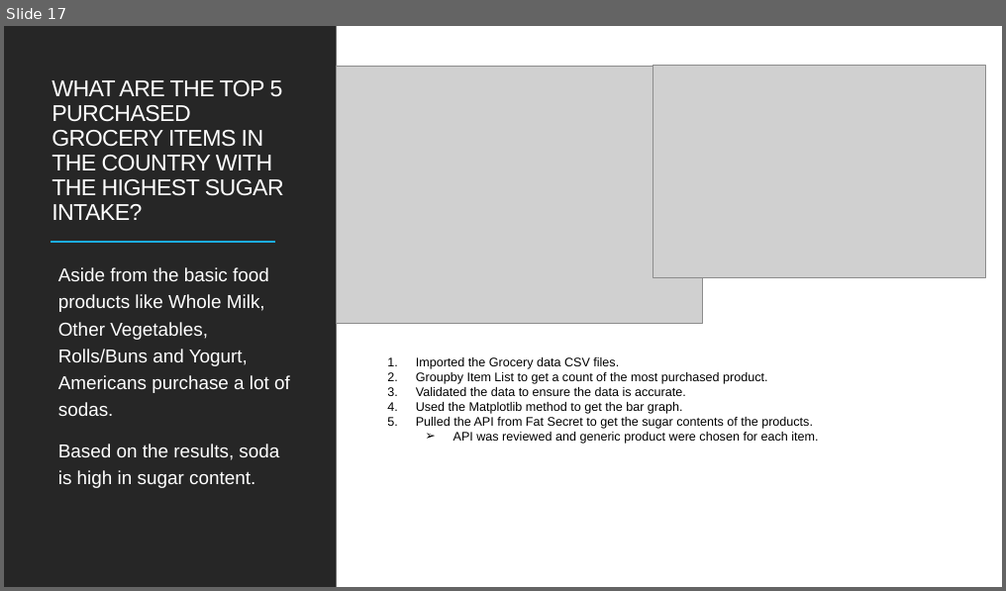
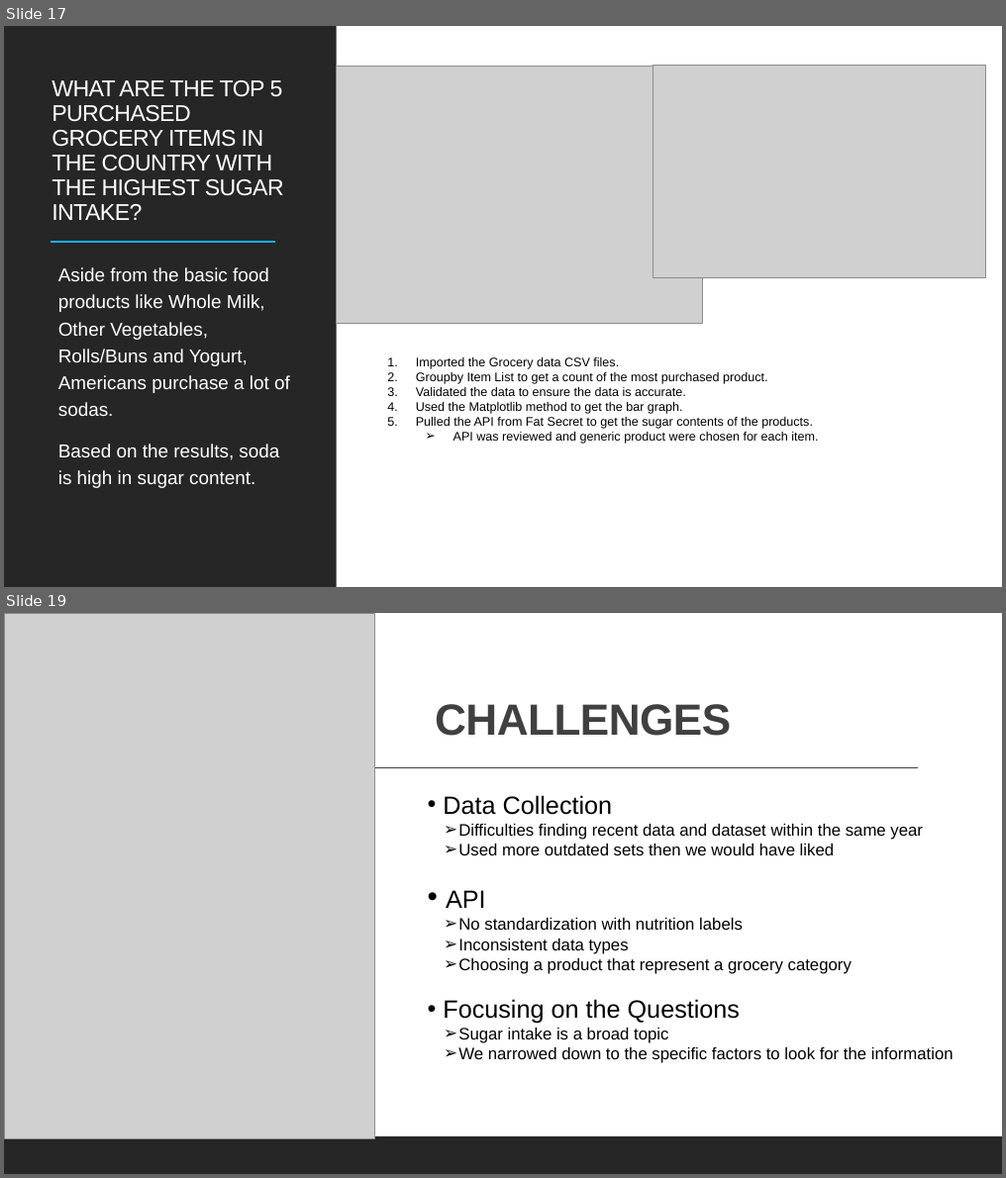
Before and after one commit to cbeachey/project1_influencers, a slide deck: Effects of Sugar Consumption.pptx. Shown one above the other, each under a label of ours: slide 17 before the commit, slides 17 and 19 after it; the slides between them are not shown. The pictures are 1006x591 and 1006x1178 pixels, drawn with LibreOffice and Linux fonts; fonts in the diff are those of the drawing; grey boxes stand for pictures. Boxes give left, top, right and bottom in pixels: in the first picture for what was removed or moved away, otherwise in the second. Text is boxed around its words. In the diff, an @@ line names an element or a change of style, - is before the commit and + after.

```diff
--- a/Effects of Sugar Consumption.pptx
+++ b/Effects of Sugar Consumption.pptx
@@ slide 19 added at [4, 613, 1002, 1174], background #FFFFFF; not listed: 1 template element that a slide beside it also shows @@
@@ picture added at [4, 613, 374, 1139] @@
@@ title added at [435, 704, 731, 736], 42 pt, text #404040, bold @@
+CHALLENGES
@@ line added from (102, 768) to (918, 768), #404040 1 pt @@
@@ text added at [443, 795, 953, 1063], 16 pt, text #000000 @@
+• Data Collection
+  ➢ Difficulties finding recent data and dataset within the same year
+  ➢ Used more outdated sets then we would have liked
+• API
+  ➢ No standardization with nutrition labels
+  ➢ Inconsistent data types
+  ➢ Choosing a product that represent a grocery category
+• Focusing on the Questions
+  ➢ Sugar intake is a broad topic
+  ➢ We narrowed down to the specific factors to look for the information
```
Also in this commit, not shown: 2 slides changed, 2 other slides added, 2 slides removed, 2 other files.
